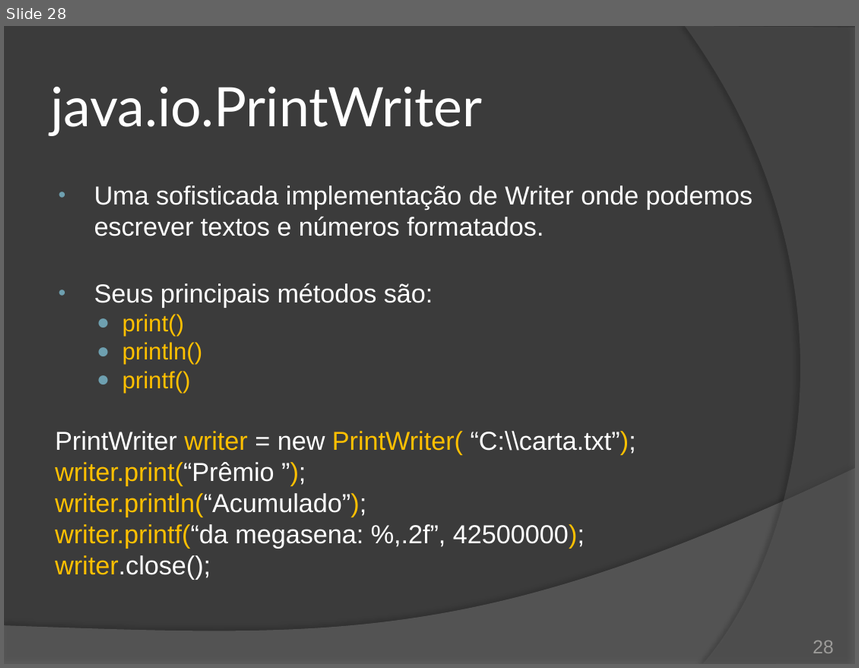
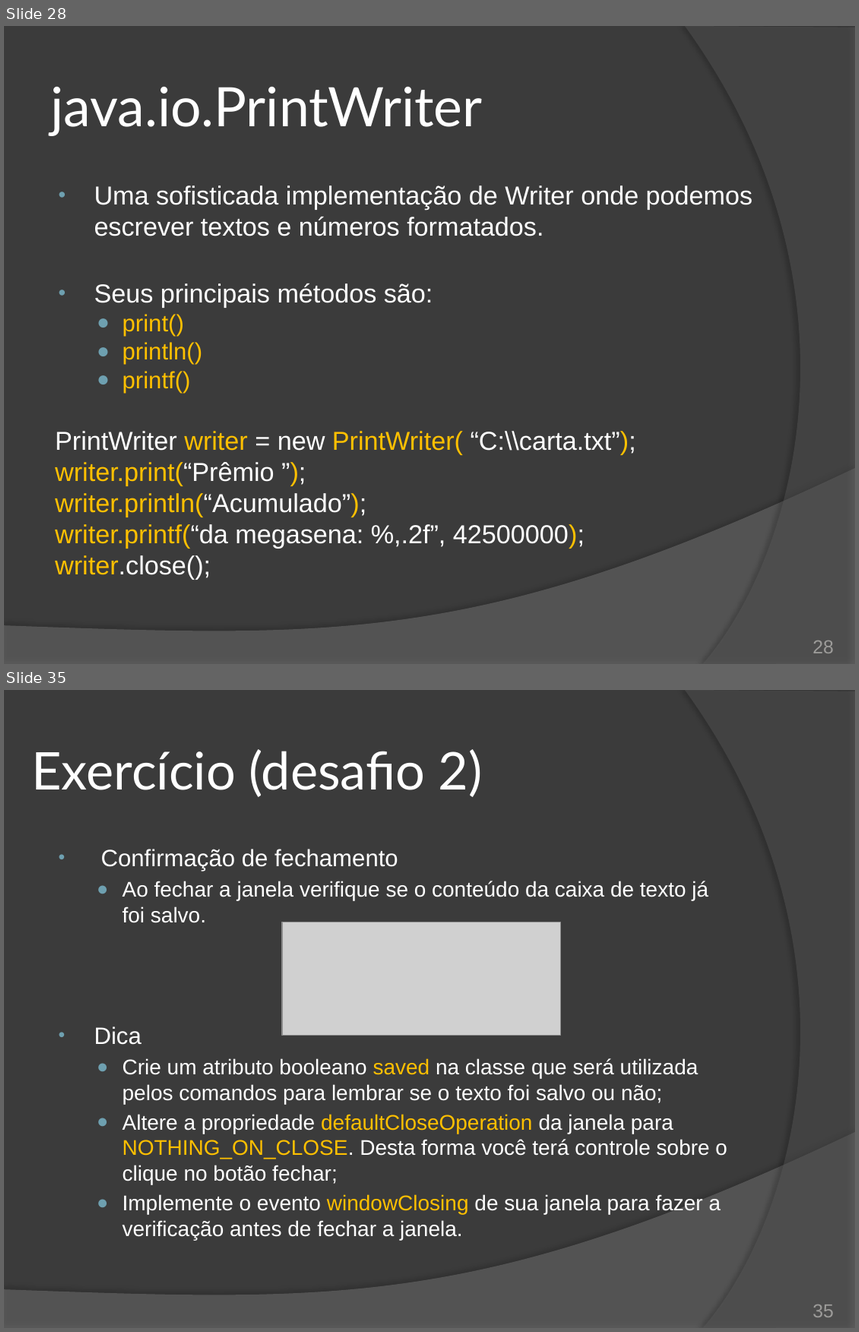
Before and after one commit to duchesqui/slzvieira-training, a slide deck: 2-Java-Programmer-Modulo-II/18.Capitulo10.pptx. Shown one above the other, each under a label of ours: slide 28 before the commit, slides 28 and 35 after it; the slides between them are not shown. The pictures are 859x668 and 859x1332 pixels, drawn with LibreOffice and Linux fonts; fonts in the diff are those of the drawing; grey boxes stand for pictures. Boxes give left, top, right and bottom in pixels: in the first picture for what was removed or moved away, otherwise in the second. Text is boxed around its words. In the diff, an @@ line names an element or a change of style, - is before the commit and + after.

Commit message:
Capítulo 10: Exercício do editor de texto.

```diff
--- a/2-Java-Programmer-Modulo-II/18.Capitulo10.pptx
+++ b/2-Java-Programmer-Modulo-II/18.Capitulo10.pptx
@@ slide 35 added at (4,690,855,1328), background #3B3B3B; not listed: 2 template elements that a slide beside it also shows @@
@@ title added at (31,749,483,797), 44 pt, text #FFFFFF @@
+Exercício (desafio 2)
@@ text added at (94,849,728,1240), 18 pt, text #FFFFFF @@
+• Confirmação de fechamento
+  ● Ao fechar a janela verifique se o conteúdo da caixa de texto já foi salvo.
+• Dica
+  ● Crie um atributo booleano saved na classe que será utilizada pelos comandos para lembrar se o texto foi salvo ou não;
+  ● Altere a propriedade defaultCloseOperation da janela para NOTHING_ON_CLOSE. Desta forma você terá controle sobre o clique no botão fechar;
+  ● Implemente o evento windowClosing de sua janela para fazer a verificação antes de fechar a janela.
@@ picture added at (282,923,560,1036) @@
@@ page number added at (813,1305,834,1318), 16 pt, text #9D9B9A @@
+35
```
Also in this commit, not shown: 1 slide changed, 5 other slides added, 1 slide removed, 4 other files.
